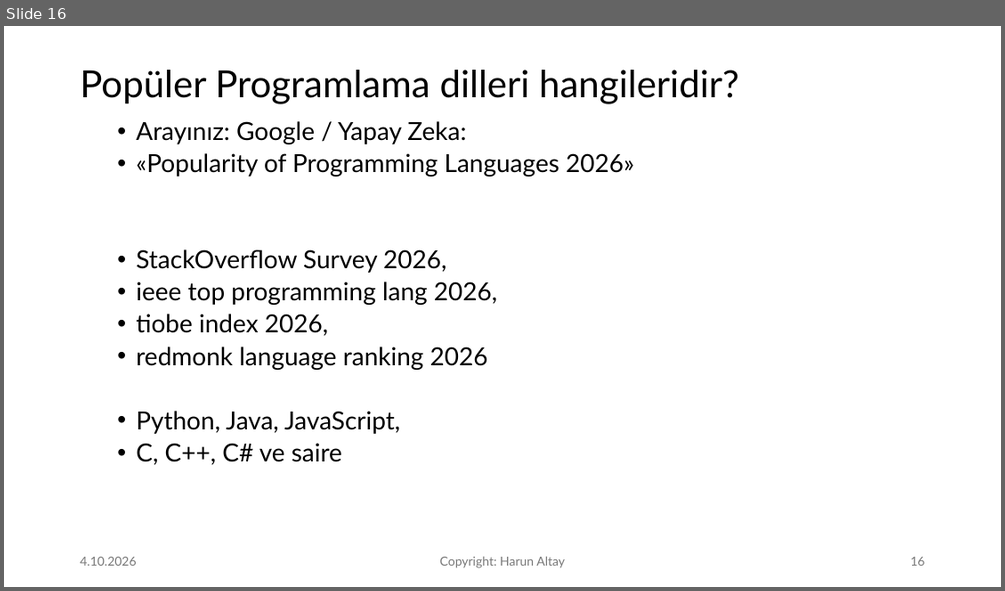
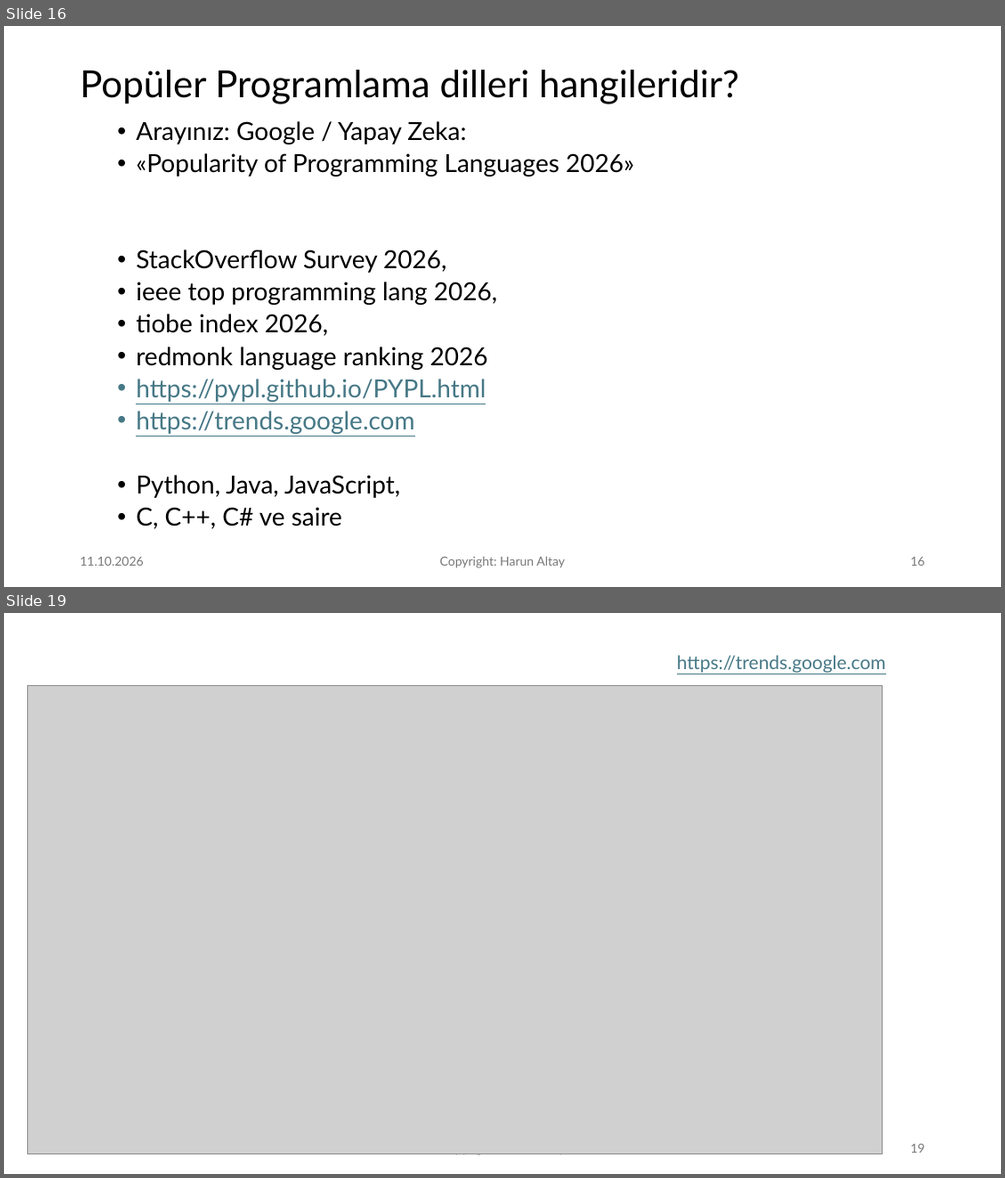
Before and after one commit to harunaltay/harunaltay.github.io, a slide deck: prog-diller/yazilim-sunum/Yazilim-Programlama-Dilleri-Giris.pptx. Shown one above the other, each under a label of ours: slide 16 before the commit, slides 16 and 19 after it; the slides between them are not shown. The pictures are 1005x591 and 1005x1178 pixels, drawn with LibreOffice and Linux fonts; fonts in the diff are those of the drawing; grey boxes stand for pictures. Boxes give left, top, right and bottom in pixels: in the first picture for what was removed or moved away, otherwise in the second. Text is boxed around its words. In the diff, an @@ line names an element or a change of style, - is before the commit and + after.

```diff
--- a/prog-diller/yazilim-sunum/Yazilim-Programlama-Dilleri-Giris.pptx
+++ b/prog-diller/yazilim-sunum/Yazilim-Programlama-Dilleri-Giris.pptx
@@ slide 19 added at [4, 613, 1001, 1174], background #FFFFFF @@
@@ title added at [677, 655, 886, 673], 18 pt, text #467886, underline @@
+  https://trends.google.com
@@ picture added at [27, 686, 882, 1154] @@
@@ page number added at [910, 1143, 924, 1152], 12 pt, text #797979 @@
+19
@@ text added at [80, 1153, 143, 1155], 12 pt, text #797979 @@
+11.10.2026
@@ text added at [440, 1153, 565, 1155], 12 pt, text #797979 @@
+Copyright: Harun Altay
@@ slide 16 changed as well @@
@@ text at [136, 378, 485, 434]: paragraphs added @@
+  • https://pypl.github.io/PYPL.html
+  • https://trends.google.com
@@ text at [80, 556, 143, 565]: text changed @@
-4.10.2026
+11.10.2026
```
Also in this commit, not shown: 55 other slides changed, 2 other slides added, 1 other file.
